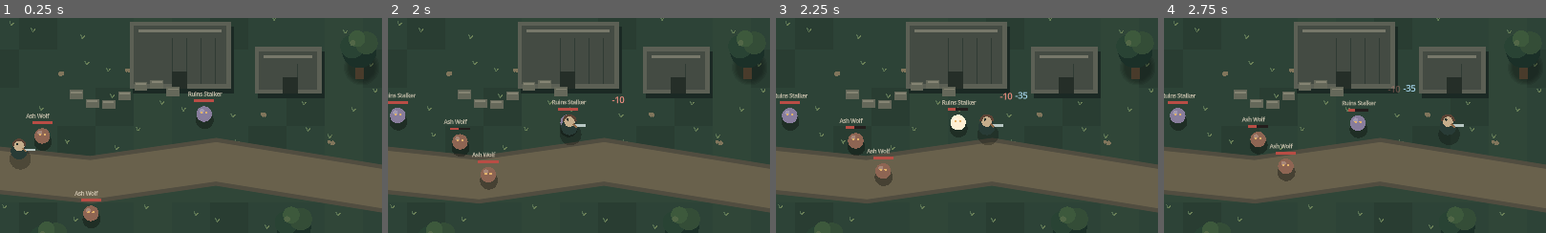
Above: before the commit, frames 1-4 (left to right).
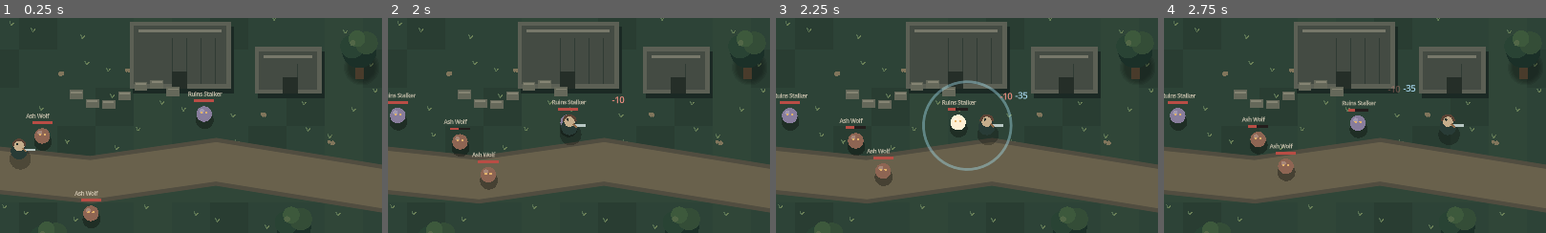
Above: after the commit, the same moments.

Repository: filesgloom-png/ELDERVALE
Game: Godot game, scene res://scenes/main.tscn
Same seed, same stepped clock (60 frames per second), same inputs: the game is played once before the commit and once after it.
Inputs (mouse positions are % of the whole screen's width and height, from its top left):
- Up to frame 1 (0.25 s): no input
- Up to frame 2 (2 s): tap Enter (ui_accept) at 0.5, 0.77 s; move the mouse to (72, 45) at 0.52 s; hold Right (ui_right) 0.53-1.25 s; tap Q at 0.6 s; click (72, 45) at 0.67 s; drag from (30, 55) to (45, 70) at 1.27 s
- Up to frame 3 (2.25 s): move the mouse to (60, 28) at 2.02 s; hold Right (ui_right) from 2.03 s (still down); tap F at 2.1 s
- Up to frame 4 (2.75 s): keep holding Right (ui_right)
The pictures show only the part of the screen within x 48-98%, y 19-69%; the shares and areas given below are measured in that part.

Frames 1-2 are identical in both runs. In frame 3, 1.0% of the frame differs, in the area x 38-62%, y 28-72%; in frame 4, nothing differs.

Commit message:
feat: add melee slash and skill pulse effects

Diff:
--- a/scripts/main.gd
+++ b/scripts/main.gd
@@ -33,6 +33,7 @@
 var mobs: Array[Dictionary] = []
 var loot_drops: Array[Dictionary] = []
 var floating_messages: Array[Dictionary] = []
+var combat_effects: Array[Dictionary] = []
 var hit_flash_timers: Dictionary = {}
 var save_path := "user://eldervale_save.json"
 
@@ -52,6 +53,7 @@
 	_update_mobs(delta)
 	_update_loot_drops(delta)
 	_update_floating_messages(delta)
+	_update_combat_effects(delta)
 	var keyboard_vector := Input.get_vector("ui_left", "ui_right", "ui_up", "ui_down")
 	var direction := joystick_vector if joystick_vector.length_squared() > 0.001 else keyboard_vector
 	move_vector = direction.limit_length(1.0)
@@ -190,6 +192,8 @@
 	if target_index == -1:
 		return
 	var target: Dictionary = mobs[target_index]
+	var slash_direction := (Vector2(target["pos"]) - player_position).normalized()
+	combat_effects.append({"kind": "slash", "pos": player_position, "dir": slash_direction, "life": 0.20, "duration": 0.20})
 	var damage := 20 + weapon_tier * 8 + weapon_enchant * 4
 	target["hp"] = int(target["hp"]) - damage
 	target["hit_flash"] = 0.18
@@ -203,6 +207,7 @@
 	if skill_cooldown > 0.0:
 		return
 	skill_cooldown = 5.0
+	combat_effects.append({"kind": "pulse", "pos": player_position, "life": 0.34, "duration": 0.34})
 	var hit_any := false
 	for mob in mobs:
 		if not mob["alive"]:
@@ -304,6 +309,15 @@
 		else:
 			loot_drops[i] = drop
 
+func _update_combat_effects(delta: float) -> void:
+	for i in range(combat_effects.size() - 1, -1, -1):
+		var effect: Dictionary = combat_effects[i]
+		effect["life"] = float(effect["life"]) - delta
+		if float(effect["life"]) <= 0.0:
+			combat_effects.remove_at(i)
+		else:
+			combat_effects[i] = effect
+
 func _add_floating_message(message: String, message_position: Vector2, message_color: Color) -> void:
 	floating_messages.append({
 		"text": message,
@@ -429,6 +443,7 @@
 	_draw_mobs()
 	_draw_loot_drops()
 	_draw_player()
+	_draw_combat_effects()
 	_draw_floating_messages()
 	_draw_hud()
 
@@ -538,6 +553,22 @@
 		draw_arc(p, 8.0 * pulse, 0.0, TAU, 20, color.lightened(0.45), 2.0)
 		var glyph := "G" if drop_type == "coins" else ("H" if drop_type == "herbs" else "R")
 		draw_string(ThemeDB.fallback_font, p + Vector2(-3, 3), glyph, HORIZONTAL_ALIGNMENT_LEFT, 8, 8, Color("#22231d"))
+
+func _draw_combat_effects() -> void:
+	for effect in combat_effects:
+		var life := float(effect["life"])
+		var duration := maxf(float(effect["duration"]), 0.001)
+		var progress := clampf(1.0 - life / duration, 0.0, 1.0)
+		if String(effect["kind"]) == "slash":
+			var direction: Vector2 = effect["dir"]
+			var center: Vector2 = effect["pos"] + direction * 18.0
+			var slash_color := Color("#f5dfad")
+			slash_color.a = (1.0 - progress) * 0.92
+			draw_arc(center, 30.0 + progress * 8.0, direction.angle() - 0.95, direction.angle() + 0.95, 20, slash_color, 4.0, true)
+		else:
+			var pulse_color := Color("#9fd9e8")
+			pulse_color.a = (1.0 - progress) * 0.72
+			draw_arc(effect["pos"], 24.0 + progress * 126.0, 0.0, TAU, 48, pulse_color, 4.0 - progress * 2.0, true)
 
 func _draw_floating_messages() -> void:
 	for message in floating_messages:
